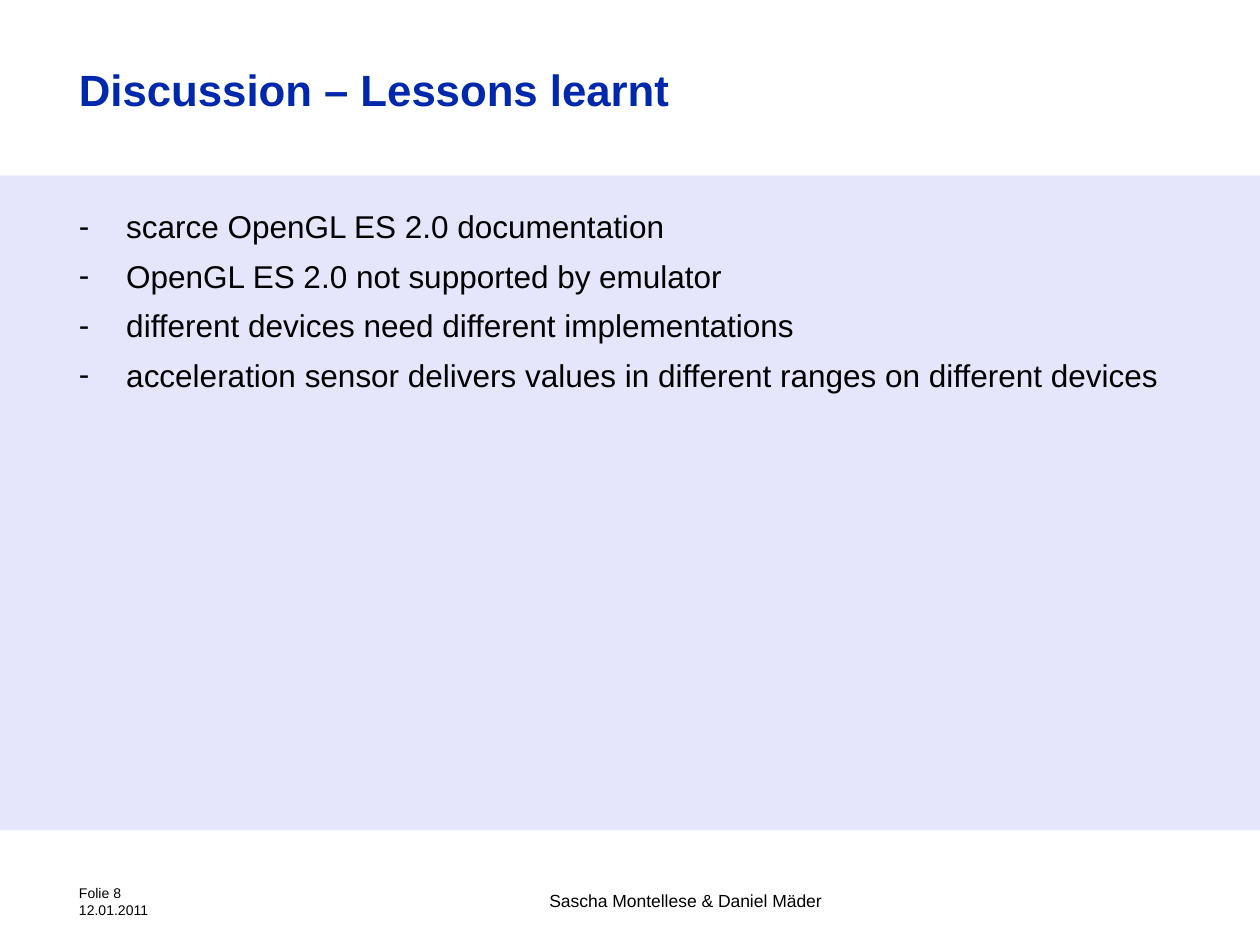
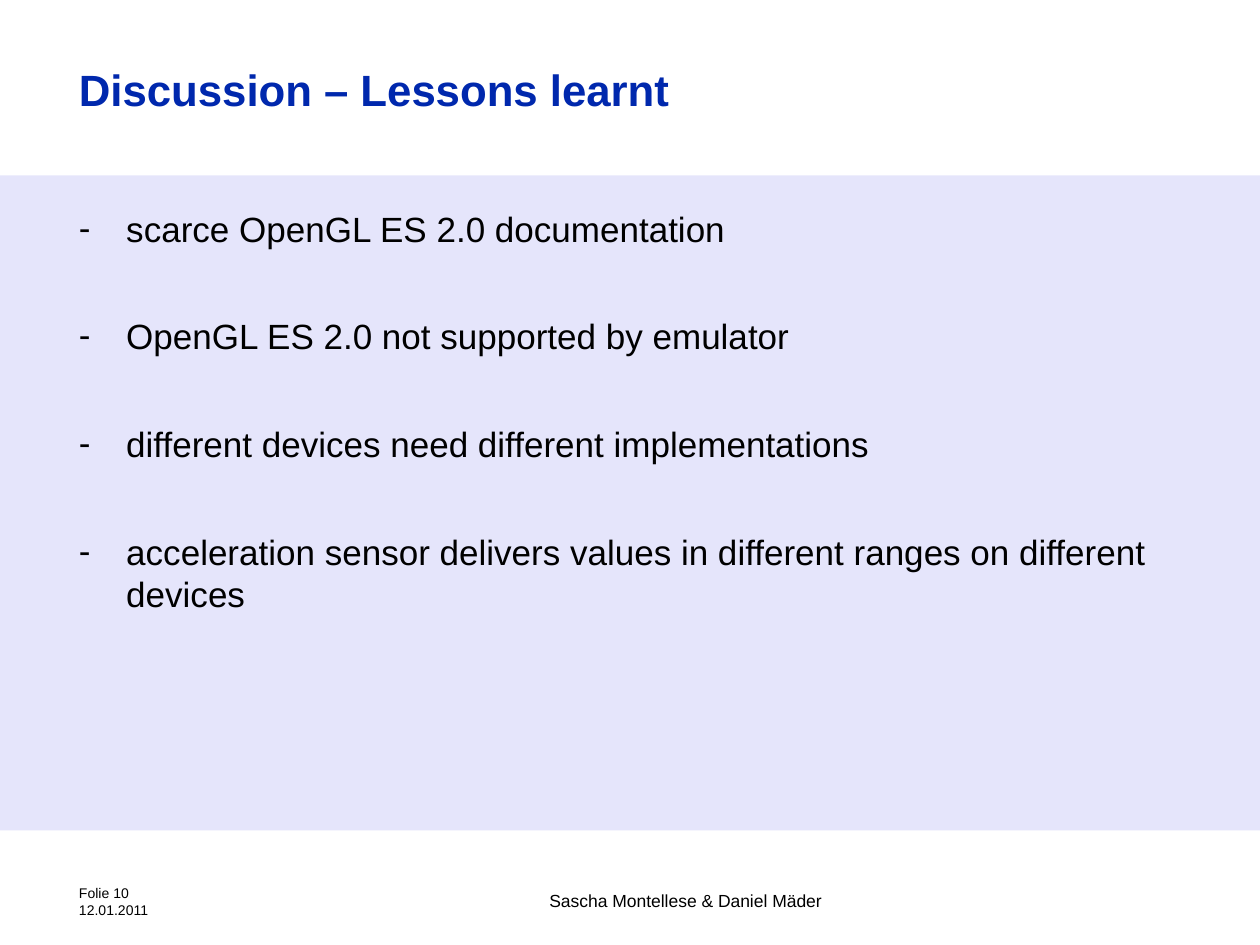
Before and after one commit to Montellese/TSM_MobOp, a slide deck: slide 10 of Starshooter.pptx (slide 8 before the commit). Drawn at 1260x945 pixels with LibreOffice and Linux fonts; fonts in the diff are those of the drawing; background and template pictures are left out. Boxes give left, top, right and bottom in pixels: in the first picture for what was removed or moved away, otherwise in the second. Text is boxed around its words. In the diff, an @@ line names an element or a change of style, - is before the commit and + after.

```diff
--- a/Starshooter.pptx
+++ b/Starshooter.pptx
@@ text "scarce OpenGL ES 2.0 documentation" at (126,216,1145,608): size 18 to 20 pt @@
@@ text at (79,888,148,915): text changed @@
-Folie 8
-12.01.2011
+Folie 10
+12.01.2011
```
Also in this commit, not shown: 3 other slides changed, 3 slides added, 2 slides removed, 2 other files.
